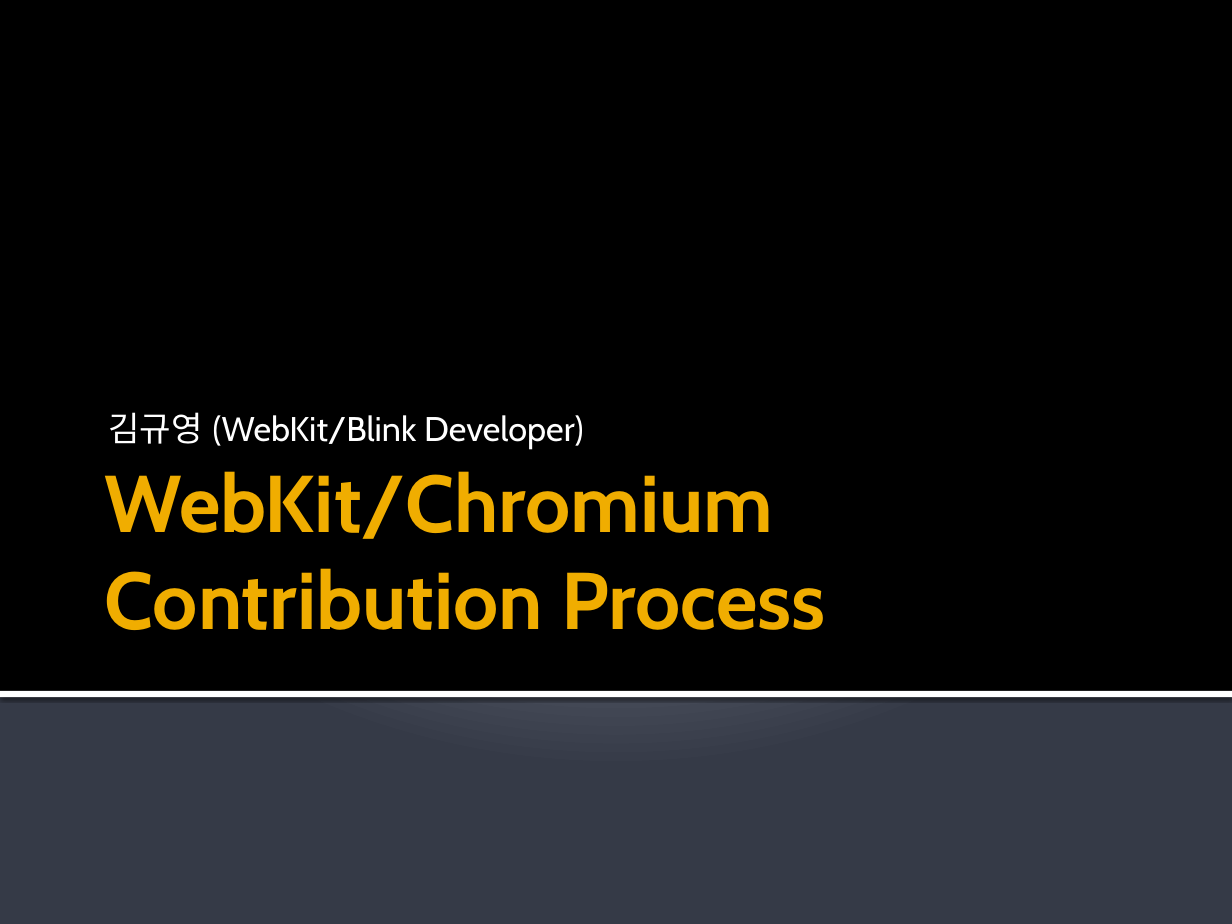
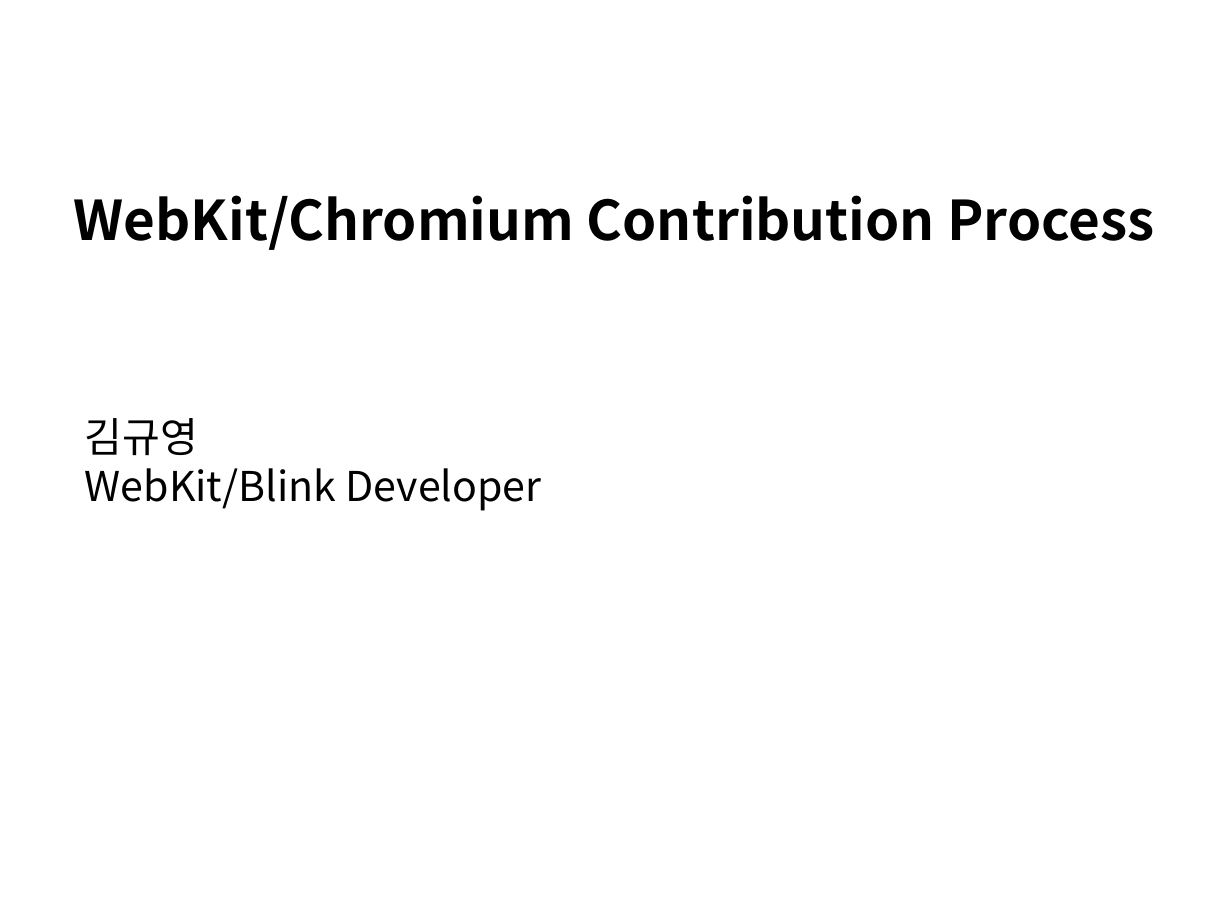
Before and after one commit to Gyuyoung/document, a slide deck: slide 1 of WebKitChromiumContributionProcess.pptx. Drawn at 1232x924 pixels with LibreOffice and Linux fonts; fonts in the diff are those of the drawing; background and template pictures are left out. Boxes give left, top, right and bottom in pixels: in the first picture for what was removed or moved away, otherwise in the second. Text is boxed around its words. In the diff, an @@ line names an element or a change of style, - is before the commit and + after.

```diff
--- a/WebKitChromiumContributionProcess.pptx
+++ b/WebKitChromiumContributionProcess.pptx
@@ background gradient #C1C5D3 to #BFC4D2 to #353B47 to picture (left out) @@
@@ rectangle removed at (x1=0, y1=0, x2=1232, y2=692) @@
@@ text "WebKit/Chromium Contribution Process" moved from (x1=105, y1=471, x2=825, y2=630) to (x1=74, y1=195, x2=1154, y2=250) @@
@@ text "WebKit/Chromium Contribution Process" at (x1=74, y1=195, x2=1154, y2=250): size 47 to 32 pt, font Cabin to Noto Sans CJK KR, text colour #F0AD00 to #000000 @@
@@ text "김규영" at (x1=85, y1=418, x2=542, y2=511): vertical alignment bottom to top @@
@@ text at (x1=85, y1=418, x2=542, y2=511): text changed; size 20 to 24 pt; font Cabin to Noto Sans CJK KR; text colour #FFFFFF to #000000 @@
-김규영 (WebKit/Blink Developer)
+김규영
+WebKit/Blink Developer
@@ rectangle removed at (x1=0, y1=691, x2=1232, y2=697) @@
```
Also in this commit, not shown: 18 other slides changed, 6 slides added, 1 slide removed.
